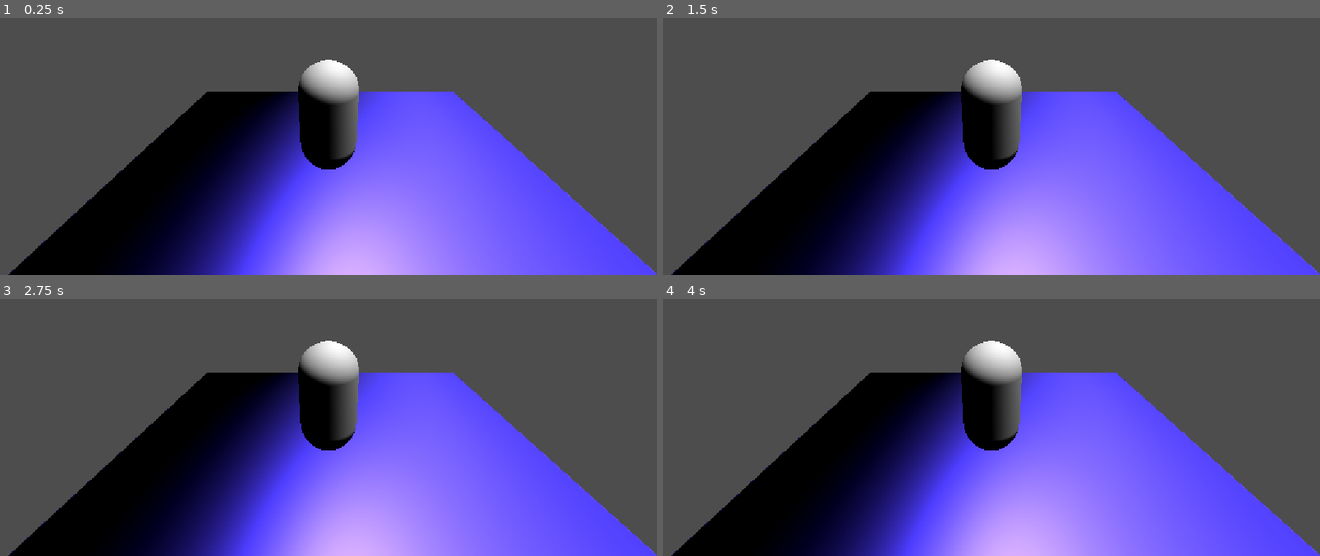
Above: before the commit, frames 1-4 (two rows, left to right).
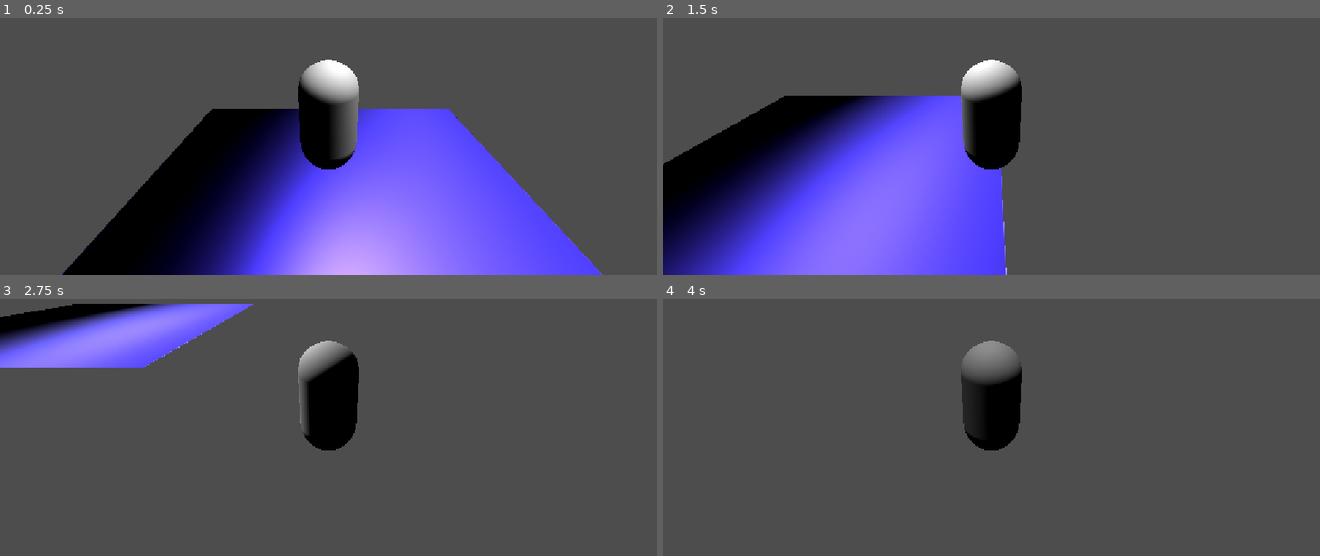
Above: after the commit, the same moments.

Repository: JudexMars/GodotPlayground
Game: Godot game, scene res://scene.tscn
The game is run twice, just before and just after one commit, with the same random seed, the same clock (stepped at 60 frames per second) and the same inputs.
Inputs:
- Up to frame 1 (0.25 s): no input
- Up to frame 2 (1.5 s): tap Enter at 0.5 s; hold D (move_right) 0.53-1.28 s; hold S (move_backward) from 1.28 s (still down)
- Up to frame 3 (2.75 s): release S (move_backward) at 2.03 s; hold D (move_right) from 2.03 s (still down)
- Up to frame 4 (4 s): release D (move_right) at 2.78 s; hold W (move_forward) 2.78-3.53 s; hold A (move_left) from 3.53 s (still down)

The runs differ from the first frame. In frame 1, 18% of the frame differs, in the area x 1-100%, y 28-100%; in frame 2, 55%; in frame 3, 56%, in the area x 0-100%, y 1-100%; in frame 4, 48%.

Commit message:
fix player

Diff:
--- a/controller.gd
+++ b/controller.gd
@@ -1,5 +1,7 @@
 extends CharacterBody3D
 
+@export var speed := 5.0
+const GRAVITY = -9.8
 
 # Called when the node enters the scene tree for the first time.
 func _ready() -> void:
@@ -10,13 +12,13 @@
 func _process(delta: float) -> void:
 	pass
 
-@export var speed := 5.0
+func _physics_process(delta: float) -> void:
+	if not is_on_floor():
+		velocity.y += GRAVITY * delta
 
-func _physics_process(delta: float) -> void:
 	var direction = Vector3.ZERO
 
 	if Input.is_action_pressed("move_forward"):
-		print("I'm moving!")
 		direction.z -= 1
 	if Input.is_action_pressed("move_backward"):
 		direction.z += 1
--- a/scene.tscn
+++ b/scene.tscn
@@ -1,6 +1,13 @@
 [gd_scene format=3 uid="uid://capholwcf4565"]
 
 [ext_resource type="Script" uid="uid://cwqh36eypip7w" path="res://controller.gd" id="1_ulcgi"]
+
+[sub_resource type="CapsuleMesh" id="CapsuleMesh_7rq2w"]
+
+[sub_resource type="CapsuleShape3D" id="CapsuleShape3D_ulcgi"]
+
+[sub_resource type="BoxShape3D" id="BoxShape3D_cjyic"]
+size = Vector3(7.82, 0.03, 6.77)
 
 [sub_resource type="Gradient" id="Gradient_drvgu"]
 
@@ -14,35 +21,38 @@
 
 [sub_resource type="PlaneMesh" id="PlaneMesh_0w0vd"]
 
-[sub_resource type="CapsuleMesh" id="CapsuleMesh_7rq2w"]
-
-[sub_resource type="CapsuleShape3D" id="CapsuleShape3D_ulcgi"]
-
 [node name="Scene" type="Node3D" unique_id=773974711]
 
-[node name="floor" type="MeshInstance3D" parent="." unique_id=1190586386]
+[node name="Controller" type="CharacterBody3D" parent="." unique_id=364073176]
+transform = Transform3D(1, 0, 0, 0, 1, 0, 0, 0, 1, -0.054810017, 1.0832455, -0.0151577)
+script = ExtResource("1_ulcgi")
+
+[node name="Player" type="MeshInstance3D" parent="Controller" unique_id=1906901570]
+transform = Transform3D(1, 0, 0, 0, 1, 0, 0, 0, 1, 0, 0.71924496, 0)
+mesh = SubResource("CapsuleMesh_7rq2w")
+
+[node name="SpringArm3D" type="SpringArm3D" parent="Controller/Player" unique_id=1968454929]
+transform = Transform3D(1, 0, 0, 0, 0.90814126, 0.41866395, 0, -0.41866395, 0.90814126, 0, 1.7325804, 2.6804564)
+
+[node name="Camera3D" type="Camera3D" parent="Controller/Player/SpringArm3D" unique_id=694345587]
+
+[node name="CollisionShape3D" type="CollisionShape3D" parent="Controller" unique_id=1755459356]
+shape = SubResource("CapsuleShape3D_ulcgi")
+
+[node name="AreaLight3D" type="AreaLight3D" parent="." unique_id=687260686]
+transform = Transform3D(1, 0, 0, 0, -4.371139e-08, 1, 0, -1, -4.371139e-08, 1.8286138, 7.622013, 0.11747742)
+light_energy = 16.0
+light_size = 0.528
+area_range = 691.238
+
+[node name="Level" type="Node3D" parent="." unique_id=227709662]
+
+[node name="Floor" type="StaticBody3D" parent="Level" unique_id=996563860]
+
+[node name="CollisionShape3D" type="CollisionShape3D" parent="Level/Floor" unique_id=1614931142]
+shape = SubResource("BoxShape3D_cjyic")
+
+[node name="MeshInstance3D" type="MeshInstance3D" parent="Level/Floor" unique_id=1190586386]
 transform = Transform3D(3.9134948, 0, 0, 0, 1, 0, 0, 0, 3.3897173, 0, 0, 0)
 material_override = SubResource("StandardMaterial3D_ospys")
 mesh = SubResource("PlaneMesh_0w0vd")
-
-[node name="Player" type="MeshInstance3D" parent="." unique_id=1906901570]
-transform = Transform3D(1, 0, 0, 0, 1, 0, 0, 0, 1, -0.054810017, 1.0832455, -0.0151577)
-mesh = SubResource("CapsuleMesh_7rq2w")
-
-[node name="Controller" type="CharacterBody3D" parent="Player" unique_id=364073176]
-script = ExtResource("1_ulcgi")
-speed = 50.0
-
-[node name="CollisionShape3D" type="CollisionShape3D" parent="Player/Controller" unique_id=1755459356]
-shape = SubResource("CapsuleShape3D_ulcgi")
-
-[node name="SpringArm3D" type="SpringArm3D" parent="Player" unique_id=1968454929]
-transform = Transform3D(1, 0, 0, 0, 0.90814126, 0.41866395, 0, -0.41866395, 0.90814126, 0, 1.7325804, 2.6804564)
-
-[node name="Camera3D" type="Camera3D" parent="Player/SpringArm3D" unique_id=694345587]
-
-[node name="AreaLight3D" type="AreaLight3D" parent="." unique_id=687260686]
-transform = Transform3D(1, 0, 0, 0, -4.371139e-08, 1.2079835, 0, -1, -5.2802637e-08, 1.8286138, 7.622013, 0.11747742)
-light_energy = 16.0
-light_size = 0.528
-area_range = 691.238
